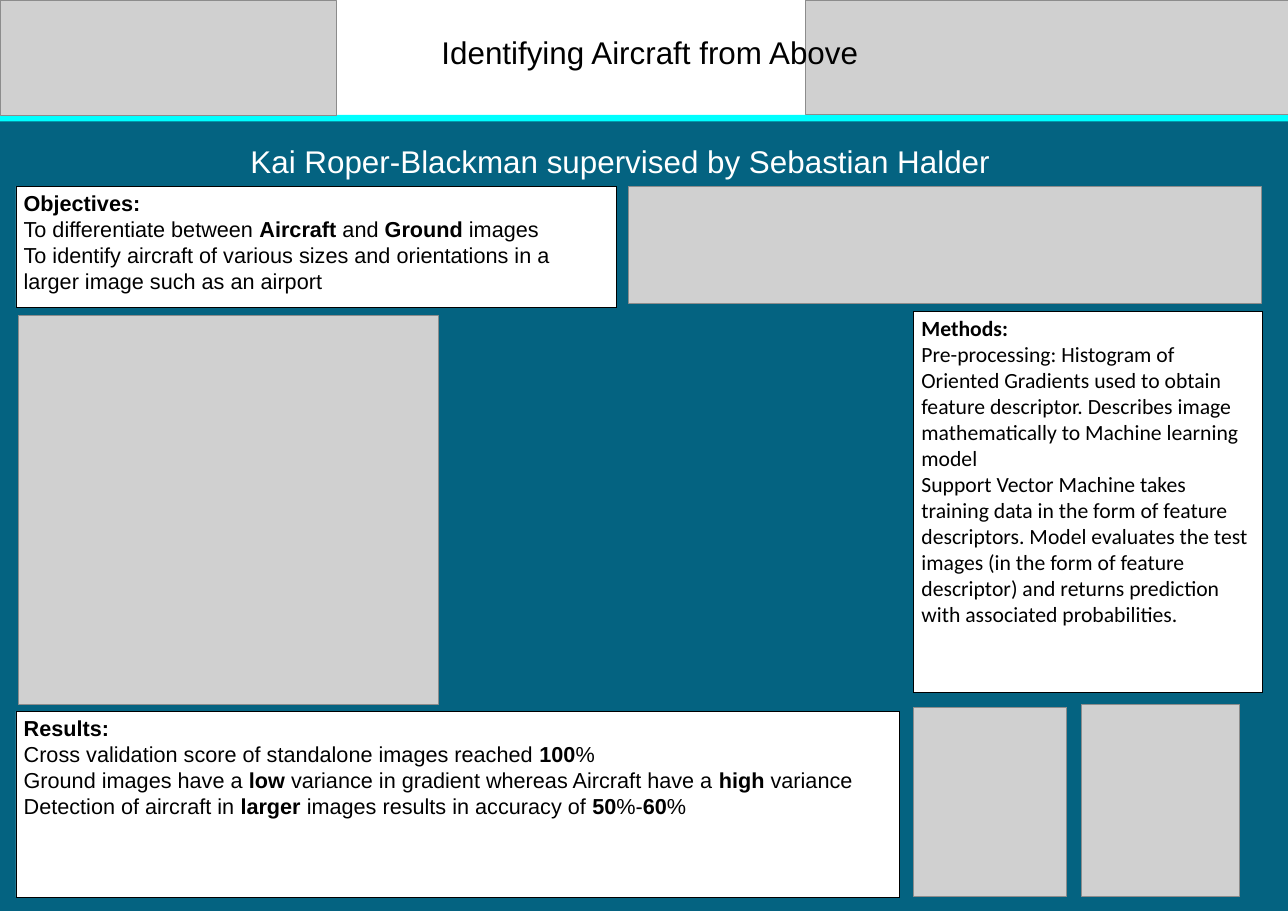
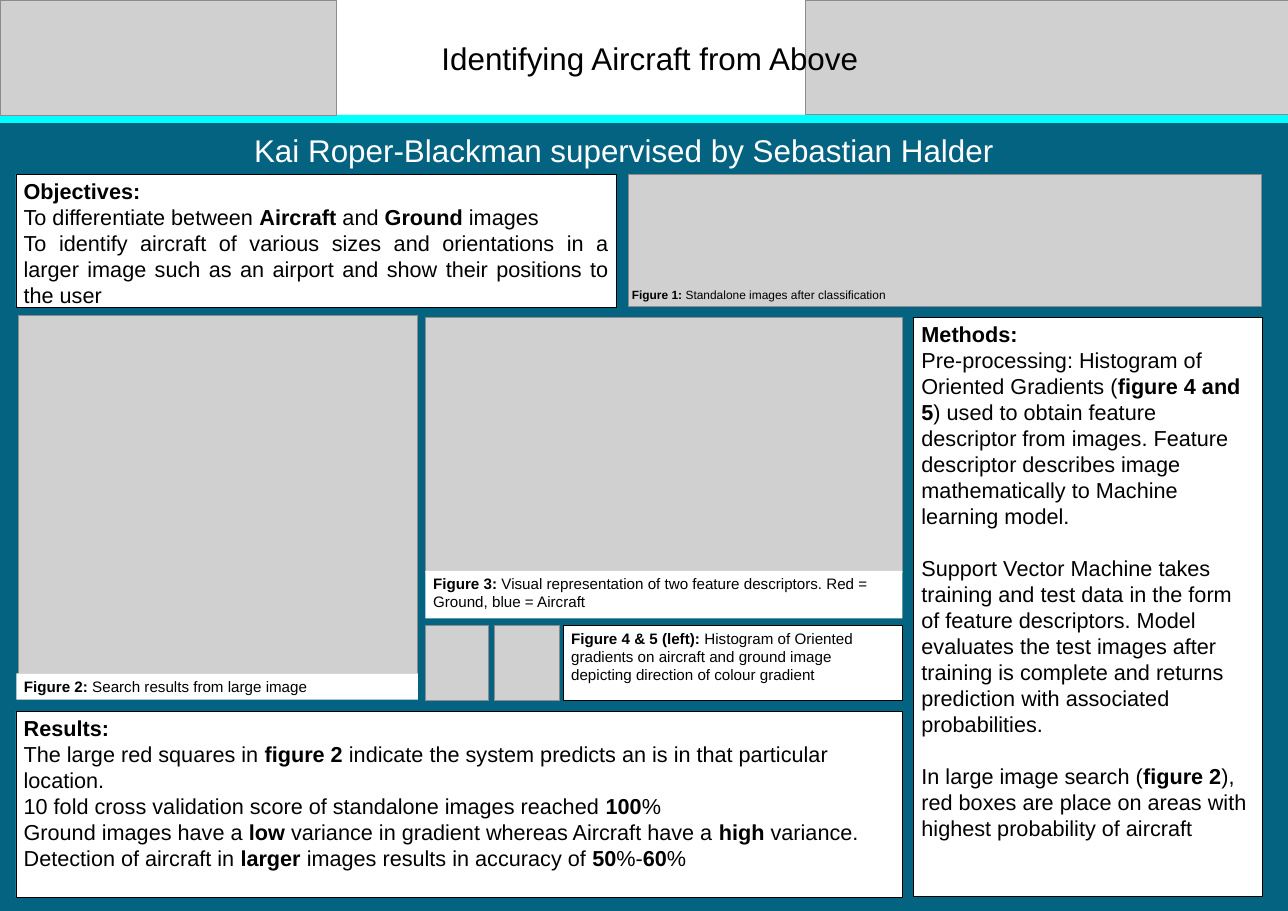
Before and after one commit to kairb/identifying-aircraft, a slide deck: slide 1 of Documents/CE301 Open Day Poster Template.pptx. Drawn at 1288x911 pixels with LibreOffice and Linux fonts; fonts in the diff are those of the drawing; grey boxes stand for pictures. Boxes give left, top, right and bottom in pixels: in the first picture for what was removed or moved away, otherwise in the second. Text is boxed around its words. In the diff, an @@ line names an element or a change of style, - is before the commit and + after.

Commit message:
small updates to poster

```diff
--- a/Documents/CE301 Open Day Poster Template.pptx
+++ b/Documents/CE301 Open Day Poster Template.pptx
@@ text "Identifying Aircraft from Above" moved from (x1=441, y1=39, x2=858, y2=70) to (x1=441, y1=45, x2=858, y2=76) @@
@@ text "Kai Roper-Blackman supervised by Sebastian ..." moved from (x1=250, y1=150, x2=989, y2=179) to (x1=254, y1=139, x2=993, y2=168) @@
@@ rectangle "Objectives:" resized from (x1=16, y1=186, x2=617, y2=307) to (x1=16, y1=174, x2=617, y2=308) @@
@@ picture resized from (x1=628, y1=187, x2=1261, y2=303) to (x1=628, y1=174, x2=1261, y2=307) @@
@@ text in rectangle at (x1=24, y1=235, x2=608, y2=308): text changed @@
-To identify aircraft of various sizes and orientations in a larger image such as an airport
+To identify aircraft of various sizes and orientations in a larger image such as an airport and show their positions to the user
@@ text added at (x1=632, y1=290, x2=886, y2=302), 11 pt, text #000000 @@
+Figure 1: Standalone images after classification
@@ picture resized from (x1=18, y1=315, x2=438, y2=704) to (x1=18, y1=315, x2=417, y2=673) @@
@@ picture added at (x1=425, y1=318, x2=902, y2=572) @@
@@ rectangle "Methods:" resized from (x1=913, y1=311, x2=1262, y2=692) to (x1=913, y1=317, x2=1262, y2=896) @@
@@ text in rectangle at (x1=921, y1=326, x2=1017, y2=343): font Calibri to Arial in "Methods:" @@
@@ text in rectangle at (x1=921, y1=352, x2=1246, y2=841): text changed; font Calibri to Arial @@
-Pre-processing: Histogram of Oriented Gradients used to obtain feature descriptor. Describes image mathematically to Machine learning model
-Support Vector Machine takes training data in the form of feature descriptors. Model evaluates the test images (in the form of feature descriptor) and returns prediction with associated probabilities.
+Pre-processing: Histogram of Oriented Gradients (figure 4 and 5) used to obtain feature descriptor from images. Feature descriptor describes image mathematically to Machine learning model.
+Support Vector Machine takes training and test data in the form of feature descriptors. Model evaluates the test images after training is complete and returns prediction with associated probabilities.
+In large image search (figure 2), red boxes are place on areas with highest probability of aircraft
@@ rectangle added at (x1=425, y1=571, x2=902, y2=618), fill #FFFFFF, 14 pt, text #000000 @@
+Figure 3: Visual representation of two feature descriptors. Red = Ground, blue = Aircraft
@@ picture resized from (x1=913, y1=707, x2=1067, y2=896) to (x1=425, y1=625, x2=488, y2=701) @@
@@ picture resized from (x1=1081, y1=704, x2=1239, y2=896) to (x1=494, y1=625, x2=560, y2=700) @@
@@ rectangle added at (x1=563, y1=625, x2=902, y2=701), fill #FFFFFF, outline #000000 0.75 pt, 14 pt, text #000000 @@
+Figure 4 & 5 (left): Histogram of Oriented gradients on aircraft and ground image depicting direction of colour gradient
@@ rectangle added at (x1=16, y1=673, x2=418, y2=699), fill #FFFFFF, 14 pt, text #000000 @@
+Figure 2: Search results from large image
@@ rectangle "Results:" resized from (x1=16, y1=711, x2=899, y2=897) to (x1=16, y1=711, x2=903, y2=897) @@
@@ text in rectangle at (x1=24, y1=746, x2=859, y2=845): text changed @@
-Cross validation score of standalone images reached 100%
-Ground images have a low variance in gradient whereas Aircraft have a high variance
+The large red squares in figure 2 indicate the system predicts an is in that particular location.
+10 fold cross validation score of standalone images reached 100%
+Ground images have a low variance in gradient whereas Aircraft have a high variance.
```
Also in this commit, not shown: 1 other file.
